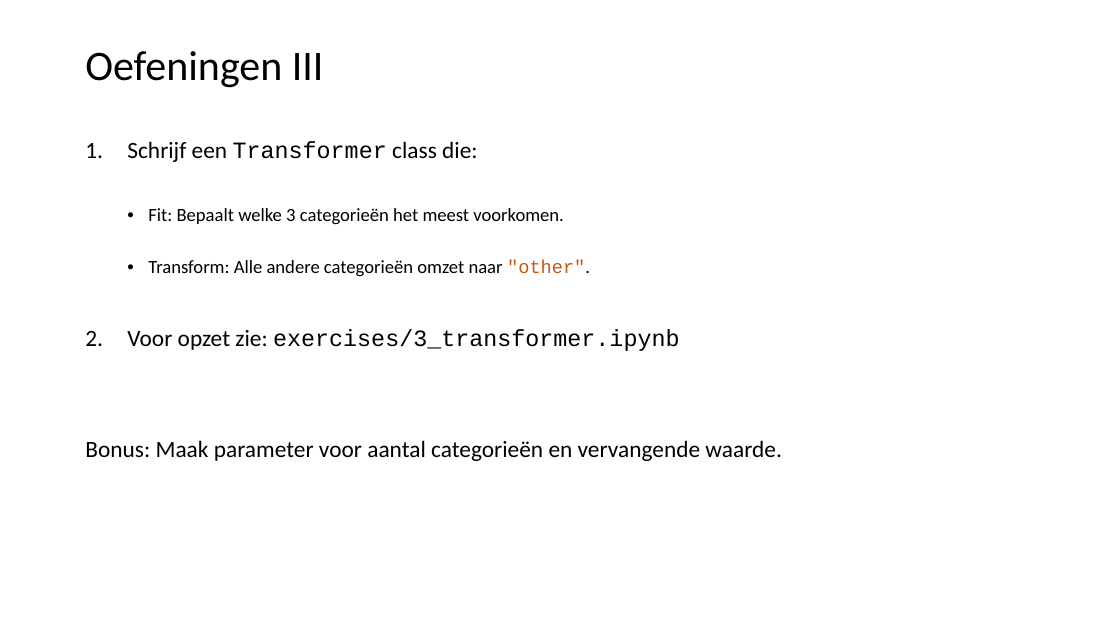
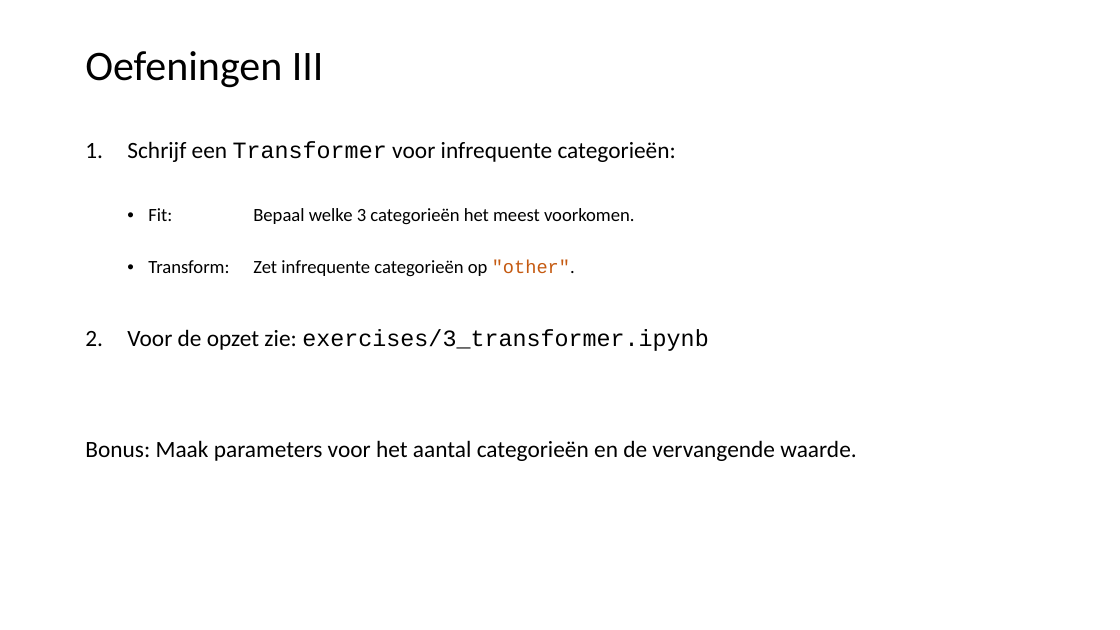
Before and after one commit to LFKoning/knowledge-sharing, a slide deck: slide 19 of python_course/4_scikit_learn/python_cursus_4.pptx. Drawn at 1120x630 pixels with LibreOffice and Linux fonts; fonts in the diff are those of the drawing. Boxes give left, top, right and bottom in pixels: in the first picture for what was removed or moved away, otherwise in the second. Text is boxed around its words. In the diff, an @@ line names an element or a change of style, - is before the commit and + after.

```diff
--- a/python_course/4_scikit_learn/python_cursus_4.pptx
+++ b/python_course/4_scikit_learn/python_cursus_4.pptx
@@ text at [85, 141, 856, 461]: text changed @@
-1. Schrijf een Transformer class die:
-  • Fit: Bepaalt welke 3 categorieën het meest voorkomen.
-  • Transform: Alle andere categorieën omzet naar "other".
-2. Voor opzet zie: exercises/3_transformer.ipynb
-Bonus: Maak parameter voor aantal categorieën en vervangende waarde.
+1. Schrijf een Transformer voor infrequente categorieën:
+  • Fit: Bepaal welke 3 categorieën het meest voorkomen.
+  • Transform: Zet infrequente categorieën op "other".
+2. Voor de opzet zie: exercises/3_transformer.ipynb
+Bonus: Maak parameters voor het aantal categorieën en de vervangende waarde.
```
Also in this commit, not shown: 5 other slides changed, 5 other files.
